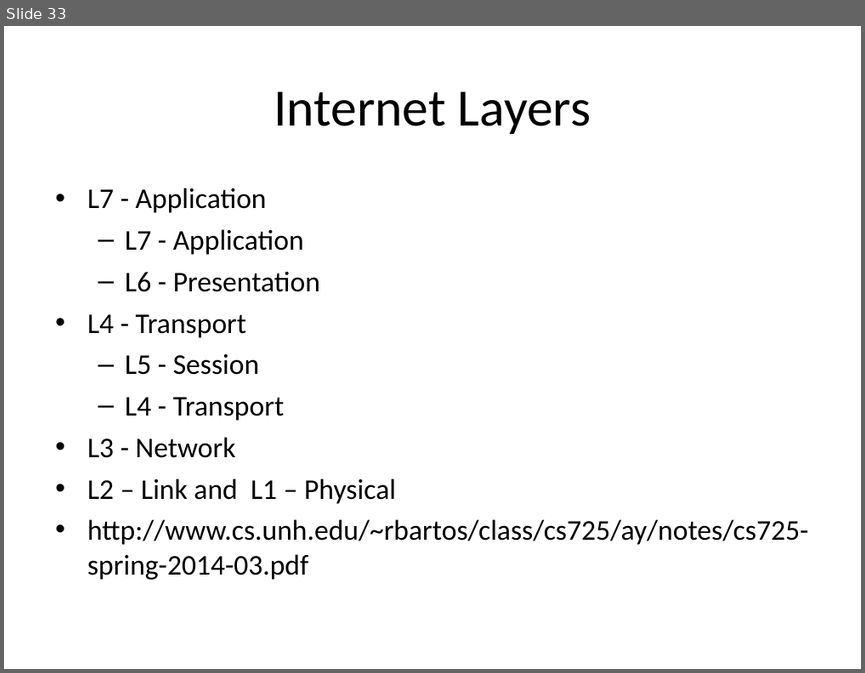
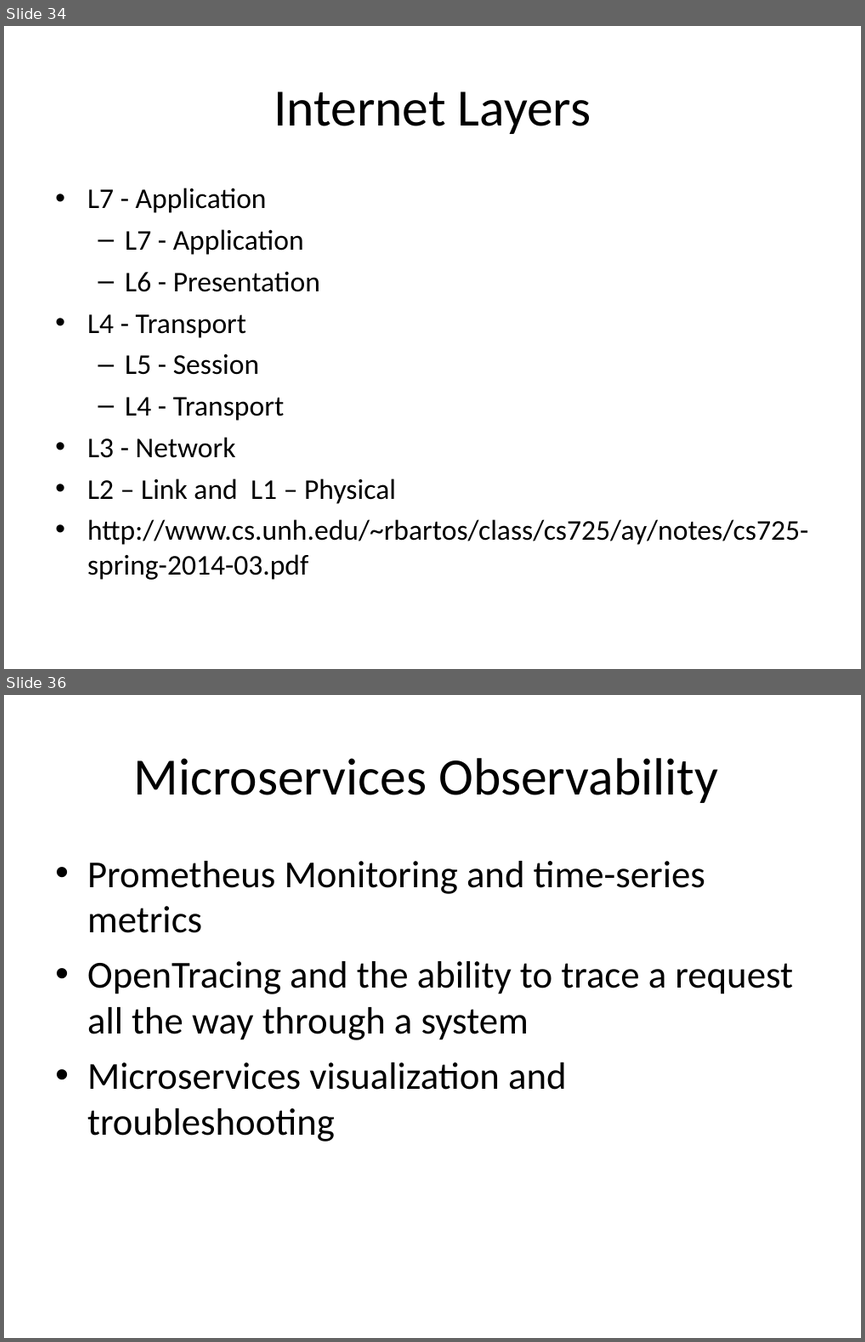
Before and after one commit to bobwares/training, a slide deck: presentations/Microservices Architecures.ppt. Shown one above the other, each under a label of ours: slide 33 before the commit, slides 34 and 36 after it; the slides between them are not shown. The pictures are 865x673 and 865x1342 pixels, drawn with LibreOffice and Linux fonts; fonts in the diff are those of the drawing. Boxes give left, top, right and bottom in pixels: in the first picture for what was removed or moved away, otherwise in the second. Text is boxed around its words. In the diff, an @@ line names an element or a change of style, - is before the commit and + after.

```diff
--- a/presentations/Microservices Architecures.ppt
+++ b/presentations/Microservices Architecures.ppt
@@ slide 36 added at (4, 695, 861, 1338), background #FFFFFF @@
@@ title added at (133, 758, 718, 803), 44 pt, text #000000 @@
+Microservices Observability
@@ text added at (87, 861, 793, 1141), 32 pt, text #000000 @@
+• Prometheus Monitoring and time-series metrics
+• OpenTracing and the ability to trace a request all the way through a system
+• Microservices visualization and troubleshooting
@@ what was slide 33 is now slide 34 @@
```
Also in this commit, not shown: 3 slides changed, 6 other slides added, 1 slide removed.
